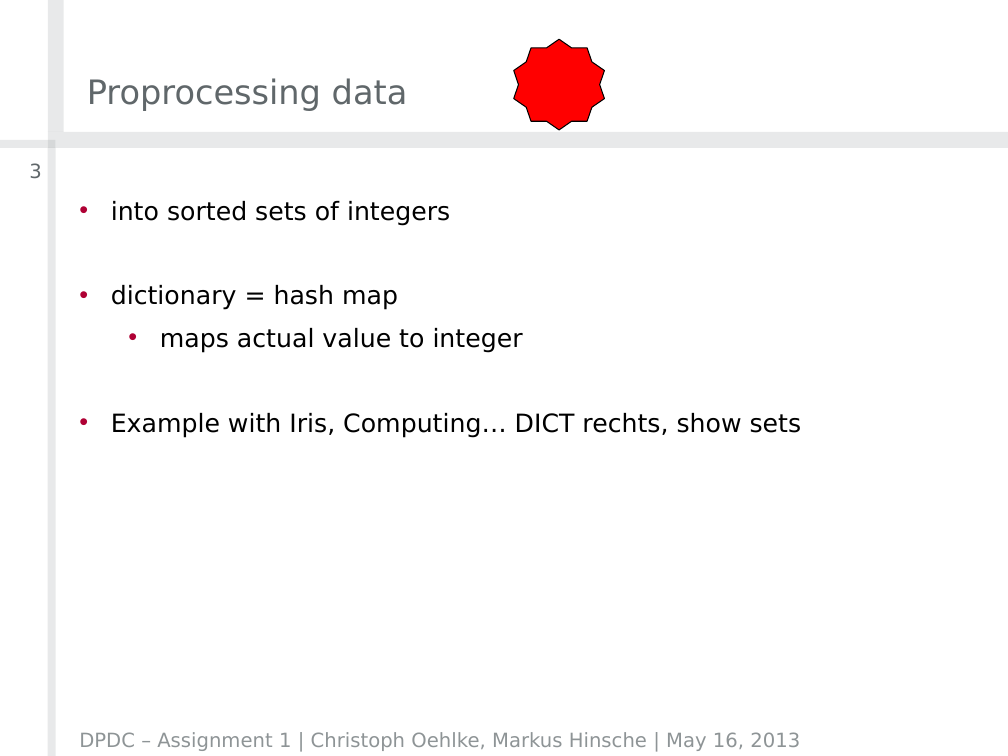
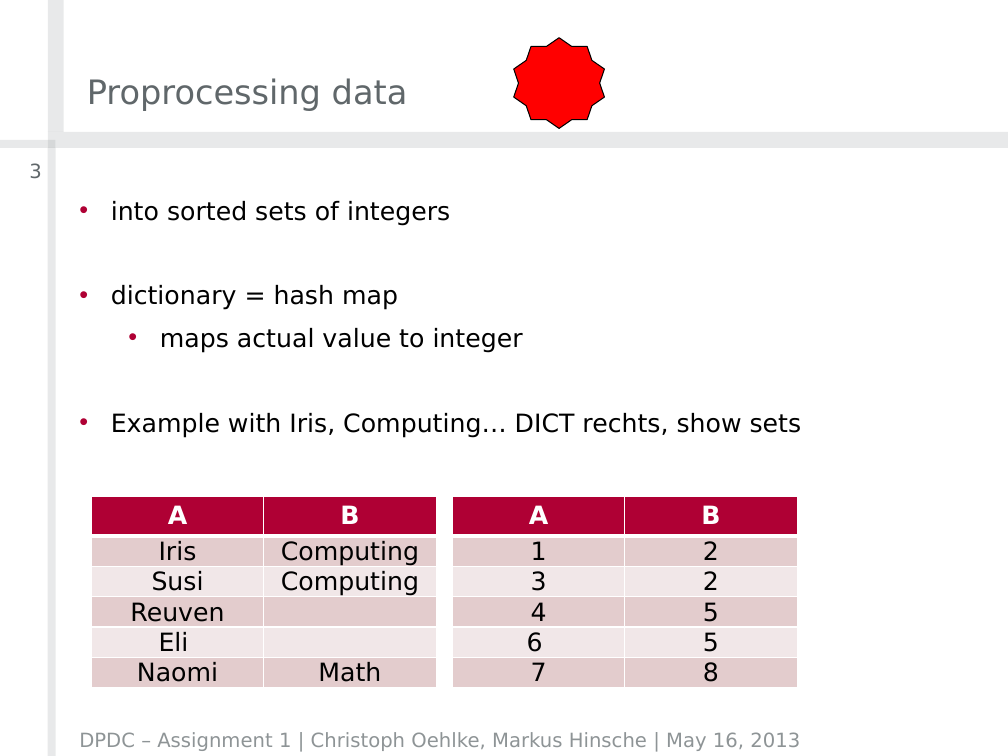
Before and after one commit to crizzy/dpdc-exercises, a slide deck: slide 3 of exercise2/DPDCAssignment2Group01.pptx. Drawn at 1008x756 pixels with LibreOffice and Linux fonts; fonts in the diff are those of the drawing; background and template pictures are left out. Boxes give left, top, right and bottom in pixels: in the first picture for what was removed or moved away, otherwise in the second. Text is boxed around its words. In the diff, an @@ line names an element or a change of style, - is before the commit and + after.

```diff
--- a/exercise2/DPDCAssignment2Group01.pptx
+++ b/exercise2/DPDCAssignment2Group01.pptx
@@ table added at [92, 497, 436, 694], 6 rows, 2 columns @@
+A | B
+Iris | Computing
+Susi | Computing
+Reuven | 
+Eli | 
+Naomi | Math
@@ table added at [453, 497, 797, 694], 6 rows, 2 columns @@
+A | B
+1 | 2
+3 | 2
+4 | 5
+6 | 5
+7 | 8
```
Also in this commit, not shown: 4 other slides changed, 11 slides added.
